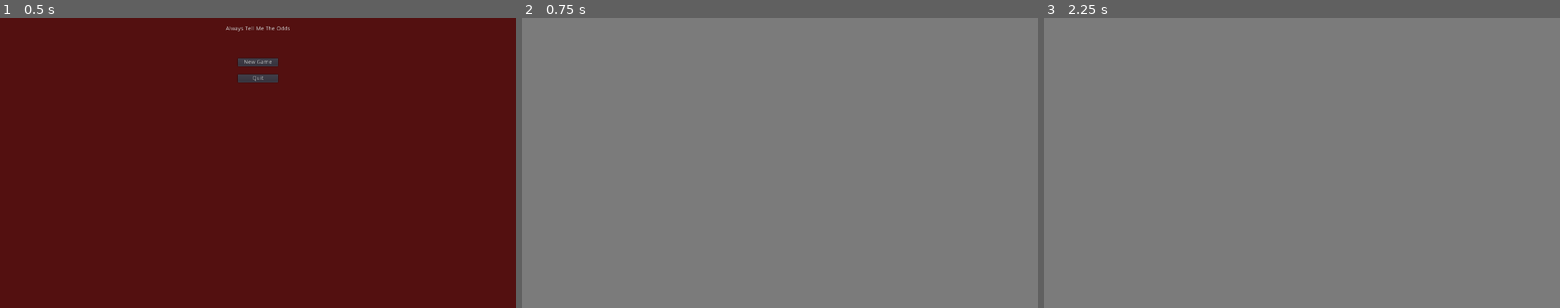
Above: before the commit, frames 1-3 (left to right).
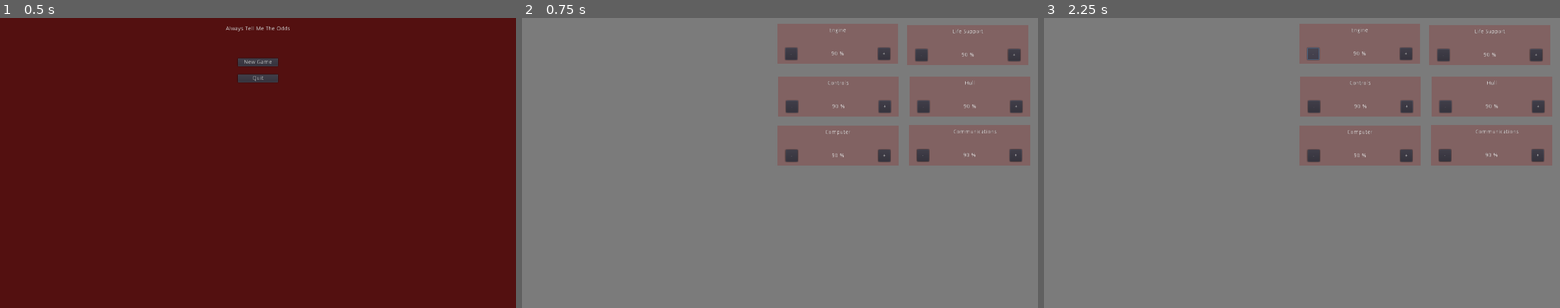
Above: after the commit, the same moments.

Repository: cparlette/alwaystellmetheodds
Game: Godot game, scene res://MainMenu.tscn
The game is run twice, just before and just after one commit, with the same random seed, the same clock (stepped at 60 frames per second) and the same inputs.
Inputs (mouse positions are in pixels of both pictures, inside the frame that each line leads up to):
- Up to frame 1 (0.5 s): no input
- Up to frame 2 (0.75 s): click "New Game" at 0.5 s
- Up to frame 3 (2.25 s): click (1405, 52) at 1.25 s, where only the run after the commit has a clickable "+"; click (1312, 52) at 2 s, where only the run after the commit has a clickable "-"

Frame 1 is identical in both runs. In frame 2, 19% of the frame differs, in the area x 49-99%, y 2-51%; in frame 3, 19%.

Commit message:
Creation of modules

Diff:
--- a/Game.tscn
+++ b/Game.tscn
@@ -1,14 +1,56 @@
-[gd_scene load_steps=2 format=2]
+[gd_scene load_steps=3 format=2]
 
 [ext_resource path="res://Game.gd" type="Script" id=1]
+[ext_resource path="res://Module.tscn" type="PackedScene" id=2]
 
 [node name="Game" type="Node2D"]
 script = ExtResource( 1 )
 
-[node name="ColorRect" type="ColorRect" parent="."]
+[node name="Background" type="ColorRect" parent="."]
 margin_right = 1280.0
 margin_bottom = 720.0
 color = Color( 0.486275, 0.486275, 0.486275, 1 )
 __meta__ = {
 "_edit_use_anchors_": false
 }
+
+[node name="Engine" parent="." instance=ExtResource( 2 )]
+margin_left = 633.303
+margin_top = 13.8226
+margin_right = 933.303
+margin_bottom = 113.823
+
+[node name="Controls" parent="." instance=ExtResource( 2 )]
+margin_left = 634.717
+margin_top = 145.344
+margin_right = 934.717
+margin_bottom = 245.344
+type = 1
+
+[node name="Computer" parent="." instance=ExtResource( 2 )]
+margin_left = 634.01
+margin_top = 266.967
+margin_right = 934.01
+margin_bottom = 366.967
+type = 2
+
+[node name="Life Support" parent="." instance=ExtResource( 2 )]
+margin_left = 955.744
+margin_top = 17.3581
+margin_right = 1255.74
+margin_bottom = 117.358
+type = 3
+
+[node name="Hull" parent="." instance=ExtResource( 2 )]
+margin_left = 960.693
+margin_top = 144.637
+margin_right = 1260.69
+margin_bottom = 244.637
+type = 4
+
+[node name="Communications" parent="." instance=ExtResource( 2 )]
+margin_left = 959.986
+margin_top = 265.553
+margin_right = 1259.99
+margin_bottom = 365.553
+type = 5
--- /dev/null
+++ b/Module.gd
@@ -0,0 +1,36 @@
+extends Control
+
+export(globals.MODULE_TYPE) var type
+var percentage = 90
+var moduleName = ""
+var changeAmount = 5
+
+# Called when the node enters the scene tree for the first time.
+func _ready():
+	if type == globals.MODULE_TYPE.ENGINE:
+		moduleName = "Engine"
+	elif type == globals.MODULE_TYPE.CONTROLS:
+		moduleName = "Controls"
+	elif type == globals.MODULE_TYPE.COMPUTER:
+		moduleName = "Computer"
+	elif type == globals.MODULE_TYPE.LIFE_SUPPORT:
+		moduleName = "Life Support"
+	elif type == globals.MODULE_TYPE.HULL:
+		moduleName = "Hull"
+	elif type == globals.MODULE_TYPE.COMMUNICATIONS:
+		moduleName = "Communications"
+	$NameLabel.text = moduleName
+	updateModuleUI()
+
+func updateModuleUI():
+	$PercentLabel.text = str(percentage) + " %"
+
+func _on_Plus_pressed():
+	if percentage <= (100 - changeAmount):
+		percentage += changeAmount
+		updateModuleUI()
+
+func _on_Minus_pressed():
+	if percentage >= changeAmount:
+		percentage -= changeAmount
+		updateModuleUI()
--- /dev/null
+++ b/Module.tscn
@@ -0,0 +1,57 @@
+[gd_scene load_steps=2 format=2]
+
+[ext_resource path="res://Module.gd" type="Script" id=1]
+
+[node name="Module" type="Control"]
+margin_right = 300.0
+margin_bottom = 100.0
+script = ExtResource( 1 )
+__meta__ = {
+"_edit_use_anchors_": false
+}
+
+[node name="Background" type="ColorRect" parent="."]
+anchor_right = 1.0
+anchor_bottom = 1.0
+color = Color( 0.509804, 0.388235, 0.388235, 1 )
+__meta__ = {
+"_edit_use_anchors_": false
+}
+
+[node name="Plus" type="Button" parent="."]
+margin_left = 250.0
+margin_top = 60.0
+margin_right = 280.0
+margin_bottom = 90.0
+text = "+"
+
+[node name="Minus" type="Button" parent="."]
+margin_left = 20.0
+margin_top = 60.0
+margin_right = 50.0
+margin_bottom = 90.0
+text = "-"
+
+[node name="NameLabel" type="Label" parent="."]
+margin_left = 110.0
+margin_top = 10.0
+margin_right = 190.0
+margin_bottom = 24.0
+text = "Module"
+align = 1
+__meta__ = {
+"_edit_use_anchors_": false
+}
+
+[node name="PercentLabel" type="Label" parent="."]
+margin_left = 110.0
+margin_top = 68.0
+margin_right = 190.0
+margin_bottom = 82.0
+text = "99 %"
+align = 1
+__meta__ = {
+"_edit_use_anchors_": false
+}
+[connection signal="pressed" from="Plus" to="." method="_on_Plus_pressed"]
+[connection signal="pressed" from="Minus" to="." method="_on_Minus_pressed"]
--- a/globals.gd
+++ b/globals.gd
@@ -3,3 +3,12 @@
 # Project window size is 1280x720
 const WINDOW_X = 1280
 const WINDOW_Y = 720
+
+enum MODULE_TYPE {
+	ENGINE,
+	CONTROLS,
+	COMPUTER,
+	LIFE_SUPPORT,
+	HULL,
+	COMMUNICATIONS
+}
